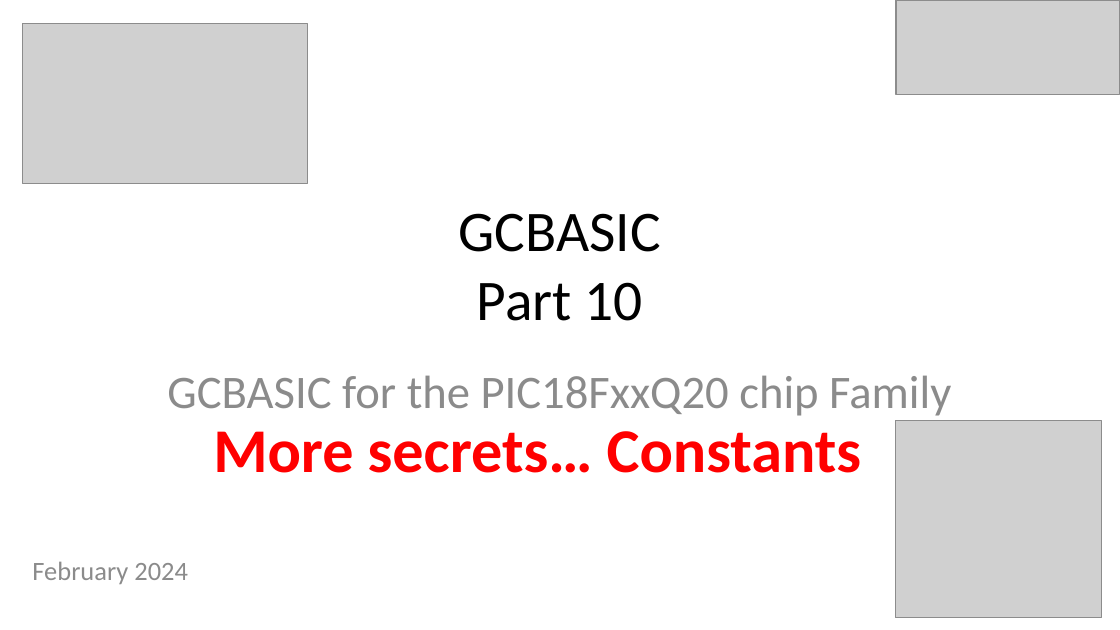
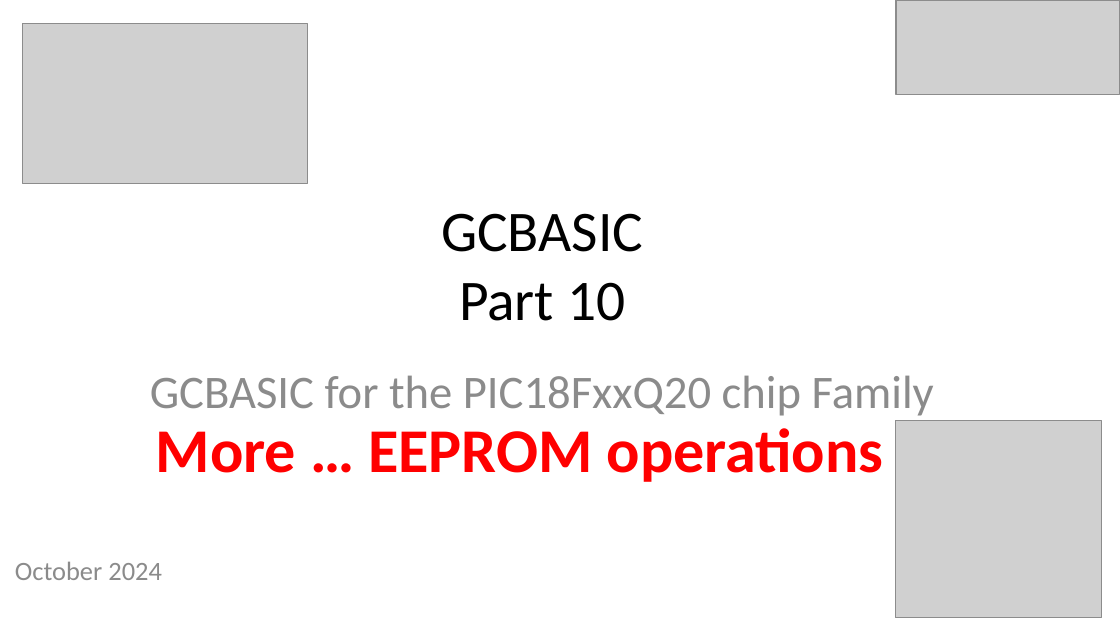
Before and after one commit to GreatCowBASIC/Demonstration_Sources, a slide deck: slide 1 of Vendor_Boards/Great_Cow_Basic_Demo_Board/18Fx6q20_ChipRange_Demonstrations/tutorials/GCBASIC_Part10.pptx. Drawn at 1120x630 pixels with LibreOffice and Linux fonts; fonts in the diff are those of the drawing; grey boxes stand for pictures. Boxes give left, top, right and bottom in pixels: in the first picture for what was removed or moved away, otherwise in the second. Text is boxed around its words. In the diff, an @@ line names an element or a change of style, - is before the commit and + after.

```diff
--- a/Vendor_Boards/Great_Cow_Basic_Demo_Board/18Fx6q20_ChipRange_Demonstrations/tutorials/GCBASIC_Part10.pptx
+++ b/Vendor_Boards/Great_Cow_Basic_Demo_Board/18Fx6q20_ChipRange_Demonstrations/tutorials/GCBASIC_Part10.pptx
@@ title "GCBASIC Part 10" moved from (x1=459, y1=213, x2=661, y2=321) to (x1=441, y1=213, x2=643, y2=321) @@
@@ subtitle "GCBASIC for the PIC18FxxQ20 chip ..." moved from (x1=32, y1=375, x2=951, y2=584) to (x1=15, y1=375, x2=934, y2=580) @@
@@ text at (x1=156, y1=428, x2=884, y2=482): text changed @@
-More secrets… Constants
+More … EEPROM operations
@@ subtitle at (x1=15, y1=561, x2=162, y2=580): text changed @@
-February 2024
+October 2024
```
Also in this commit, not shown: 1 other slide changed, 31 other files.
